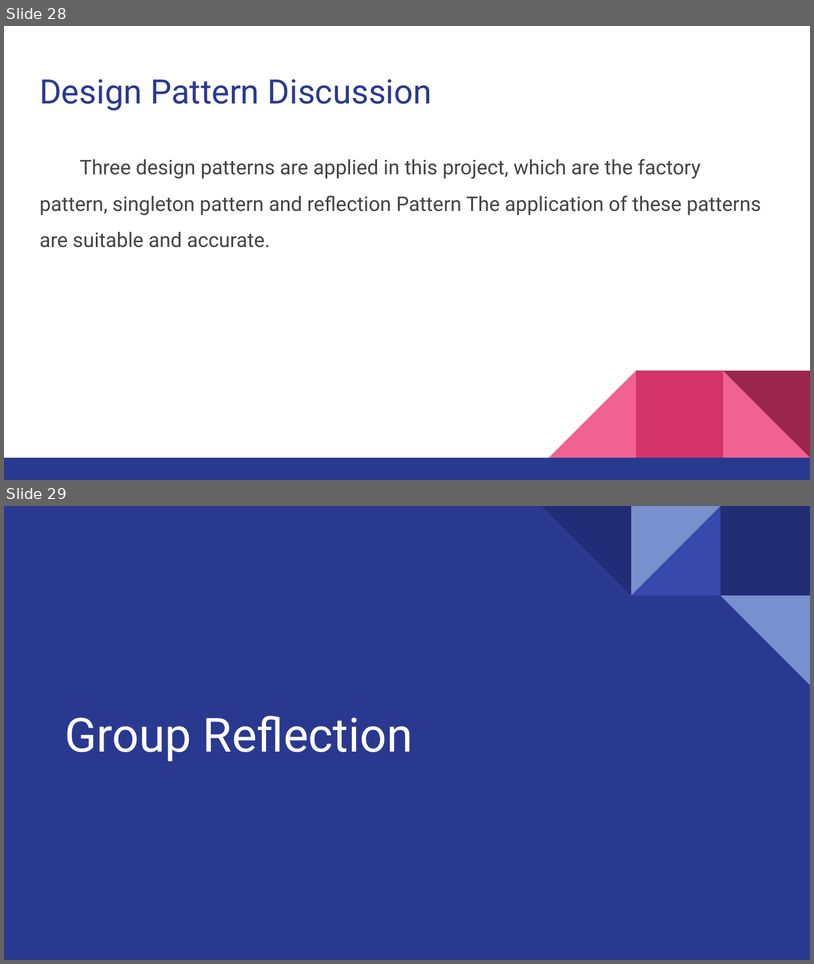
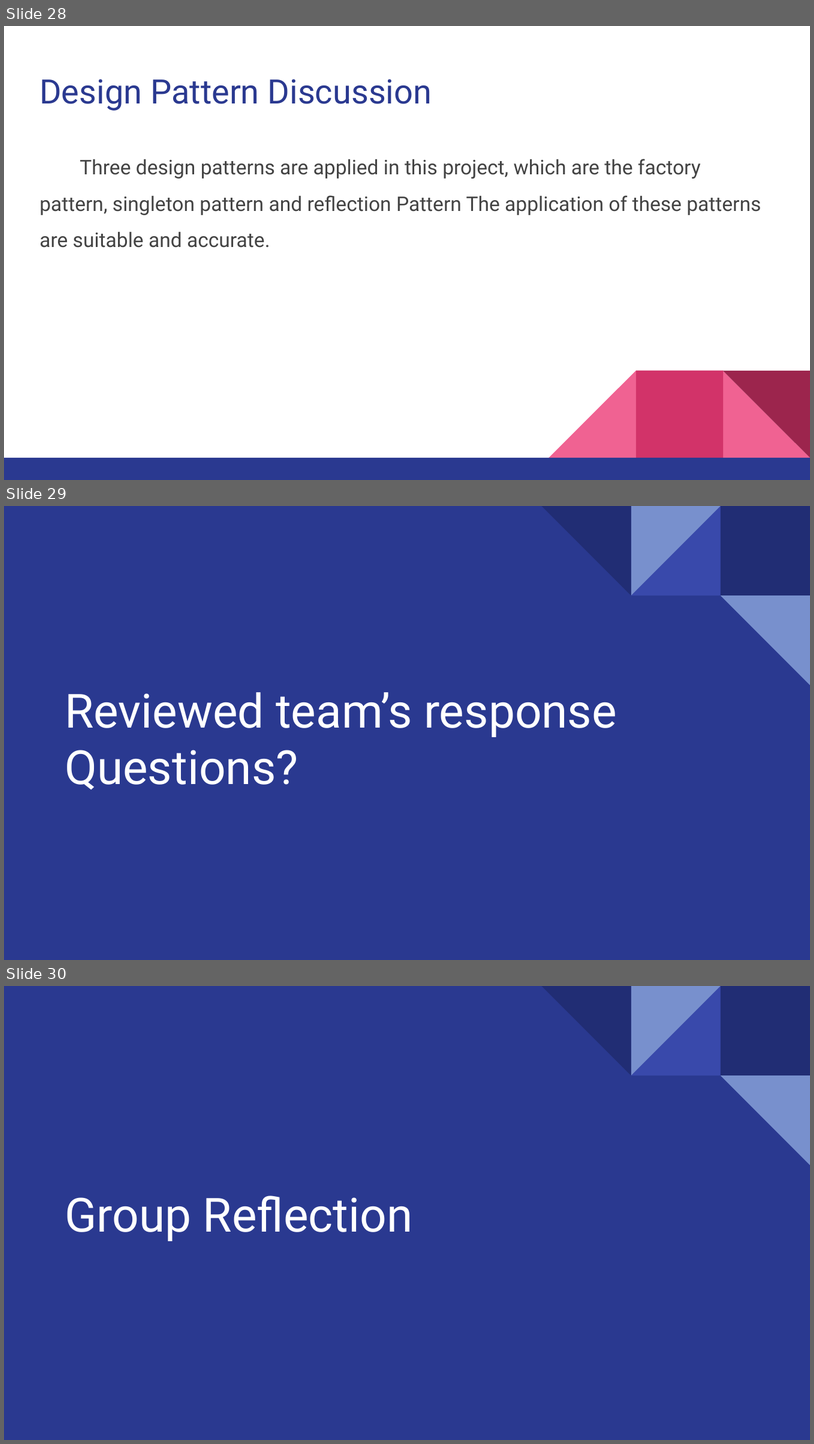
Before and after one commit to samano2j/ENSE-470-, a slide deck: Milestone 7/ENSE 470 - Milestone 7 Presentation.pptx. Shown one above the other, each under a label of ours: slides 28 and 29 before the commit, slides 28, 29 and 30 after it. The pictures are 814x964 and 814x1444 pixels, drawn with LibreOffice and Linux fonts; fonts in the diff are those of the drawing. Boxes give left, top, right and bottom in pixels: in the first picture for what was removed or moved away, otherwise in the second. Text is boxed around its words. In the diff, an @@ line names an element or a change of style, - is before the commit and + after.

```diff
--- a/Milestone 7/ENSE 470 - Milestone 7 Presentation.pptx
+++ b/Milestone 7/ENSE 470 - Milestone 7 Presentation.pptx
@@ slide 29 added at (4,506,810,960), background #2A3990; not listed: 5 template elements that a slide beside it also shows @@
@@ title added at (65,692,617,789), 42 pt, text #FFFFFF @@
+Reviewed team’s response
+Questions?
@@ what was slide 29 is now slide 30 @@
```
Also in this commit, not shown: 1 slide removed.
